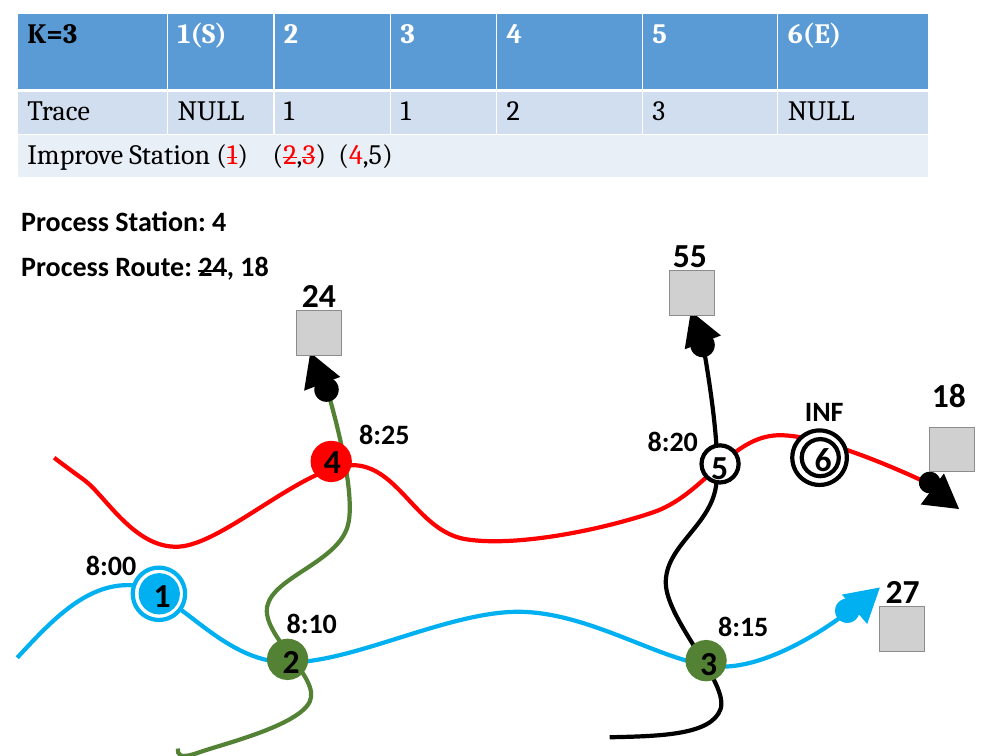
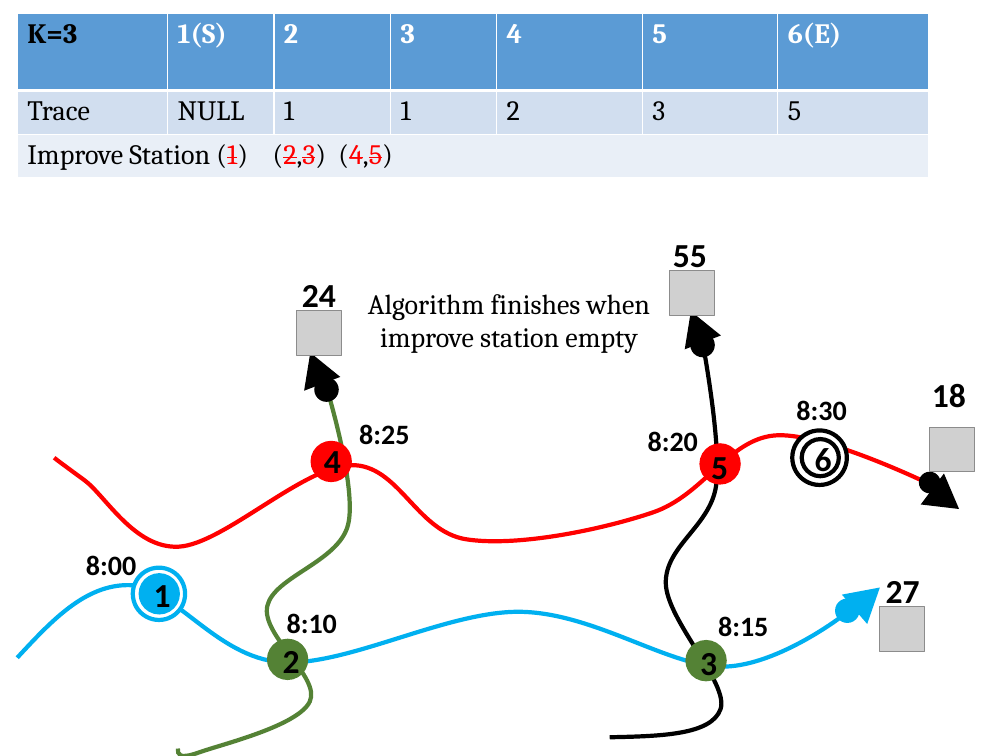
Before and after one commit to hqt/street-router, a slide deck: slide 46 of Document/presentation/bus/4 raptor new.pptx (slide 40 before the commit). Drawn at 1008x756 pixels with LibreOffice and Linux fonts; fonts in the diff are those of the drawing; grey boxes stand for pictures. Boxes give left, top, right and bottom in pixels: in the first picture for what was removed or moved away, otherwise in the second. Text is boxed around its words. In the diff, an @@ line names an element or a change of style, - is before the commit and + after.

Commit message:
update slide

```diff
--- a/Document/presentation/bus/4 raptor new.pptx
+++ b/Document/presentation/bus/4 raptor new.pptx
@@ table at (x1=17, y1=13, x2=927, y2=177) @@
-row 2, column 7: NULL
+row 2, column 7: 5
@@ text colour #000000 to #FF0000, strikethrough on in "(4,5)" @@
@@ text removed at (x1=21, y1=211, x2=226, y2=232) @@
-Process Station: 4
@@ text removed at (x1=21, y1=256, x2=268, y2=280) @@
-Process Route: 24, 18
@@ text added at (x1=368, y1=294, x2=650, y2=353), 20 pt, text #000000 @@
+Algorithm finishes when
+improve station empty
@@ text added at (x1=796, y1=400, x2=846, y2=421), 20 pt, text #000000, bold @@
+8:30
@@ text removed at (x1=805, y1=402, x2=844, y2=421) @@
-INF
@@ ellipse at (x1=702, y1=446, x2=739, y2=483): fill #FFFFFF to #FF0000; outline #000000 3 pt to #FF0000 3 pt @@
```
Also in this commit, not shown: 31 other slides changed, 4 slides added, 2 slides removed, 13 other files.
